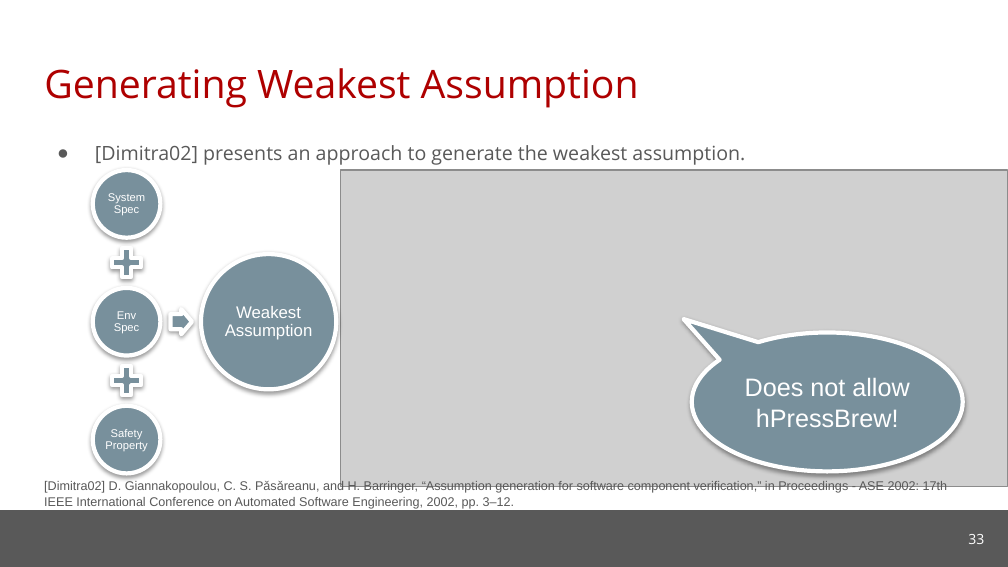
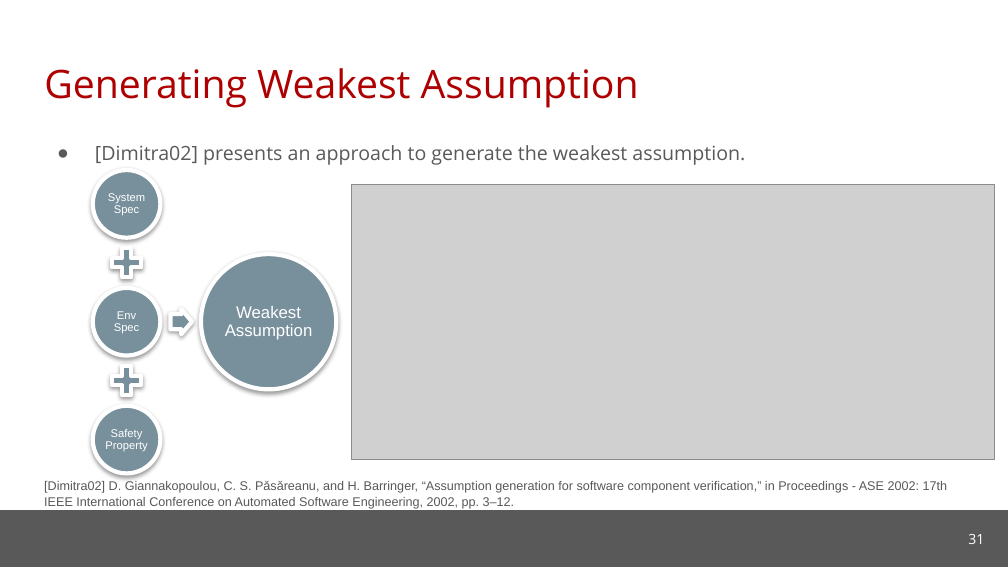
Before and after one commit to cmu-soda/Robustness, a slide deck: slide 31 of Robustness-SSSG.pptx (slide 33 before the commit). Drawn at 1008x567 pixels with LibreOffice and Linux fonts; fonts in the diff are those of the drawing; grey boxes stand for pictures; background and template pictures are left out. Boxes give left, top, right and bottom in pixels: in the first picture for what was removed or moved away, otherwise in the second. Text is boxed around its words. In the diff, an @@ line names an element or a change of style, - is before the commit and + after.

```diff
--- a/Robustness-SSSG.pptx
+++ b/Robustness-SSSG.pptx
@@ picture: place and size @@
-picture at <box>341,170,1008,487</box>
+picture at <box>351,184,994,460</box>
@@ speech bubble removed at <box>691,333,963,472</box> @@
-Does not allow hPressBrew!
@@ page number at <box>968,534,984,544</box>: text changed @@
-33
+31
```
Also in this commit, not shown: 18 other slides changed, 9 slides added, 13 slides removed.
